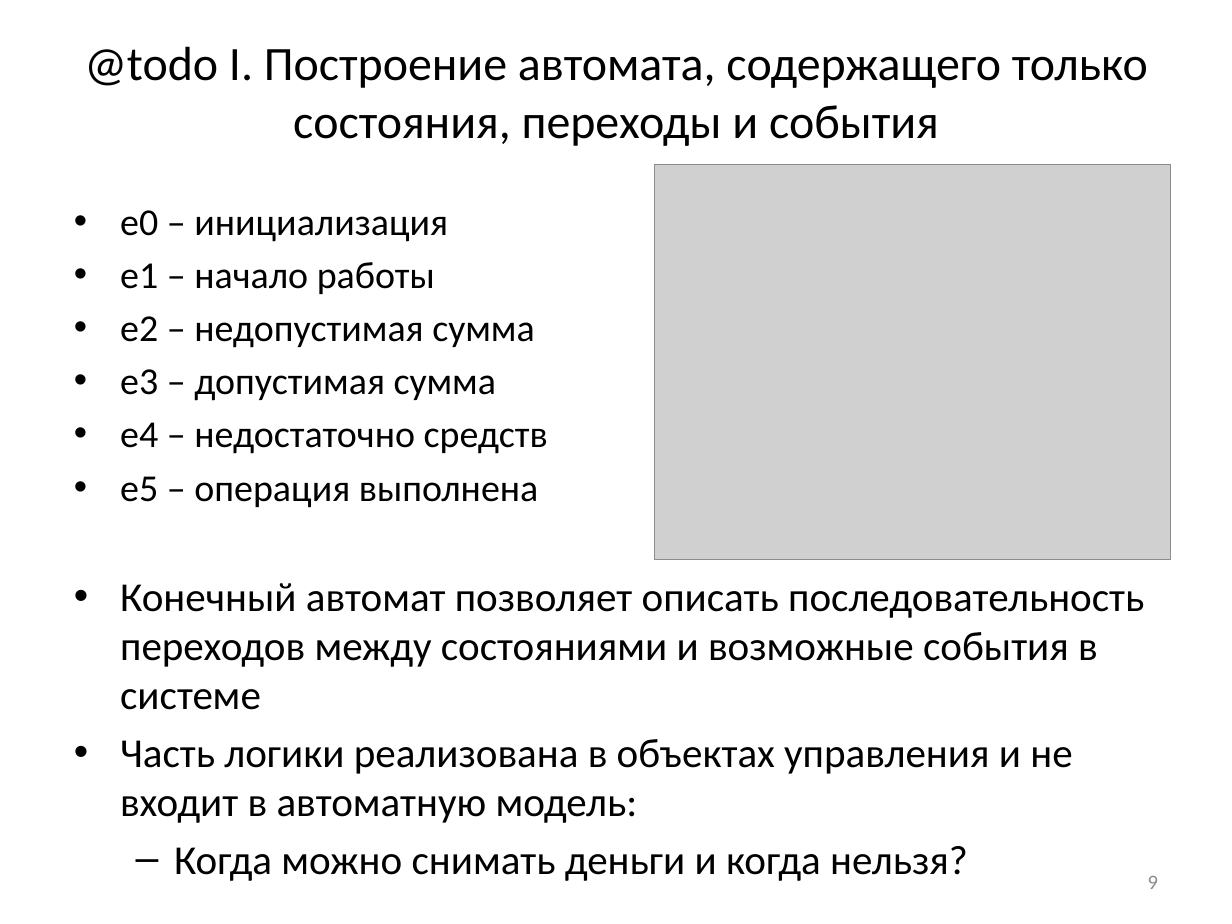
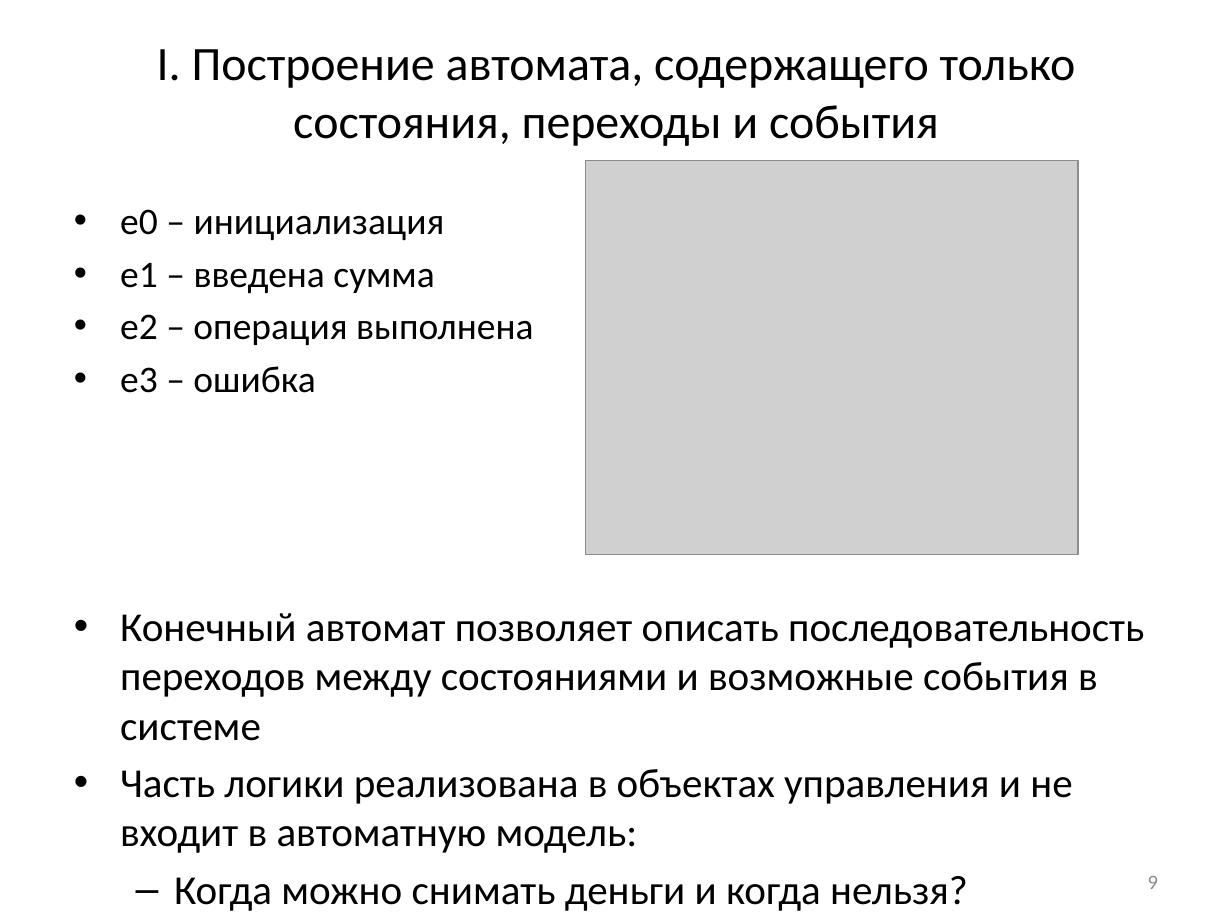
Before and after one commit to nohoper/masters, a slide deck: slide 9 of kmu.pptx. Drawn at 1232x924 pixels with LibreOffice and Linux fonts; fonts in the diff are those of the drawing; grey boxes stand for pictures. Boxes give left, top, right and bottom in pixels: in the first picture for what was removed or moved away, otherwise in the second. Text is boxed around its words. In the diff, an @@ line names an element or a change of style, - is before the commit and + after.

```diff
--- a/kmu.pptx
+++ b/kmu.pptx
@@ title at <box>157,49,1076,146</box>: text changed @@
-@todo I. Построение автомата, содержащего только состояния, переходы и события
+I. Построение автомата, содержащего только состояния, переходы и события
@@ picture: place and size @@
-picture at <box>654,164,1170,559</box>
+picture at <box>585,160,1078,554</box>
@@ text at <box>120,209,445,240</box>: size 22.2 to 21.9 pt in "e0 – инициализация" @@
@@ text at <box>120,263,533,393</box>: text changed; size 22.2 to 21.9 pt @@
-• e1 – начало работы
-• e2 – недопустимая сумма
-• e3 – допустимая сумма
-• e4 – недостаточно средств
-• e5 – операция выполнена
+• e1 – введена сумма
+• e2 – операция выполнена
+• e3 – ошибка
```
Also in this commit, not shown: 19 other slides changed, 2 slides removed.
